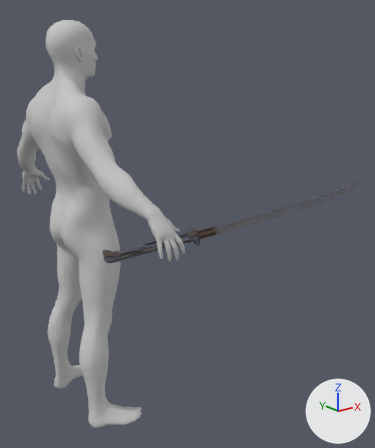
The FBX model Character/Animation/Fbx/Attack/Weapon_1/RootAnim_LR_Weapon_1_Attack_1.FBX: old version first, new version second.
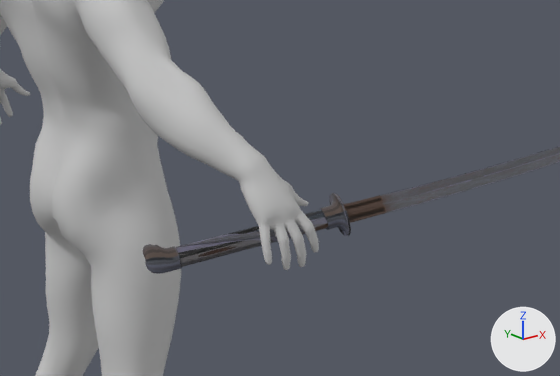
The first picture shows the older version from a 50 mm camera at (-1.06, -2.08, 1.64) aimed at (0.53, -0.09, 0.85). The close-ups show both versions on the part from 10% to 79% of the width and 30% to 69% of the height of that picture. The axes (+X, +Y, +Z) are drawn at lower right. The lights are the same throughout. Where no turn or scale is listed for an object, it has been applied to the vertices.

Before the edit, the objects in view are built like this:
```python
me_mesh = bpy.data.meshes.new('Mesh')
me_mesh.from_pydata(...)  # 1448 vertices, 2856 faces; spans x -0.063..0.097, y -0.656..0.656, z 0.941..1.155
me_mesh.materials.append(mat_material__9)  # its picture is missing
me_mesh_007 = bpy.data.meshes.new('Mesh.007')
me_mesh_007.from_pydata(...)  # 509 vertices, 999 faces; spans x -4.3..5.3, y -2.2..2.2, z -117.3..21.0
me_mesh_007.materials.append(mat_bishou)
ob_male_hand = bpy.data.objects.new('Male_Hand', me_mesh)
ob_male_hand.location = (0.0, 0.0, 0.0)
ob_object021 = bpy.data.objects.new('Object021', me_mesh_007)
ob_object021.parent = ob_point_take_r
ob_object021.location = (0.0, 0.0, 0.0)
ob_object021.scale = (-1.0, -1.0, -1.0)
ob_point_take_r = bpy.data.objects.new('Point_Take_R', None)
ob_point_take_r.location = (0.0155, -0.527, 0.966)
ob_point_take_r.rotation_euler = (-1.481, 0.936, -1.612)  # degrees (-85, 54, -92)
ob_point_take_r.scale = (0.01, 0.01, 0.01)
# also in view: 'Male_Body' at (-0.03, 0.0, 1.31); 'Male_Leg' at (-0.02, 0.0, 0.6)
```
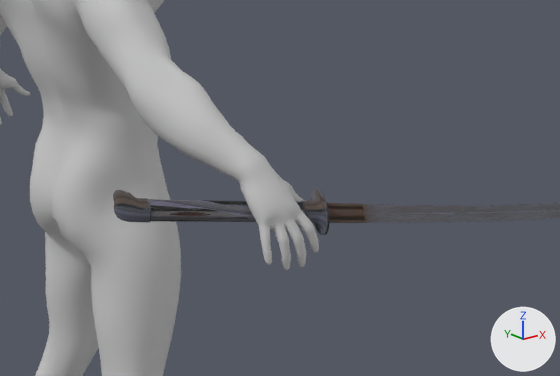
ob_point_take_r is not drawn itself; it is the parent of ob_object021.

Changed parts and their boxes (x1, y1, x2, y2) in the close-ups (560 x 376 px):
'Object021', moved, turned
    before: (143, 146, 560, 274)
    after: (113, 190, 560, 235)

Patch to the scene script:
```diff
--- a/Character/Animation/Fbx/Attack/Weapon_1/RootAnim_LR_Weapon_1_Attack_1.FBX.py
+++ b/Character/Animation/Fbx/Attack/Weapon_1/RootAnim_LR_Weapon_1_Attack_1.FBX.py
@@ ob_object021 @@
 ob_object021.parent = ob_point_take_r
-ob_object021.location = (0.0, 0.0, 0.0)
+ob_object021.location = (-8.668, 1.819, 1.043)
+ob_object021.rotation_euler = (0.834, 1.657, 0.634)  # degrees (48, 95, 36)
 ob_object021.scale = (-1.0, -1.0, -1.0)
@@ ob_point_take_r @@
 ob_point_take_r = bpy.data.objects.new('Point_Take_R', None)
-ob_point_take_r.location = (0.0155, -0.527, 0.966)
-ob_point_take_r.rotation_euler = (-1.481, 0.936, -1.612)  # degrees (-85, 54, -92)
+ob_point_take_r.location = (0.0124, -0.596, 1.028)
+ob_point_take_r.rotation_euler = (-0.561, 0.252, 0.107)  # degrees (-32, 14, 6.1)
 ob_point_take_r.scale = (0.01, 0.01, 0.01)
```
